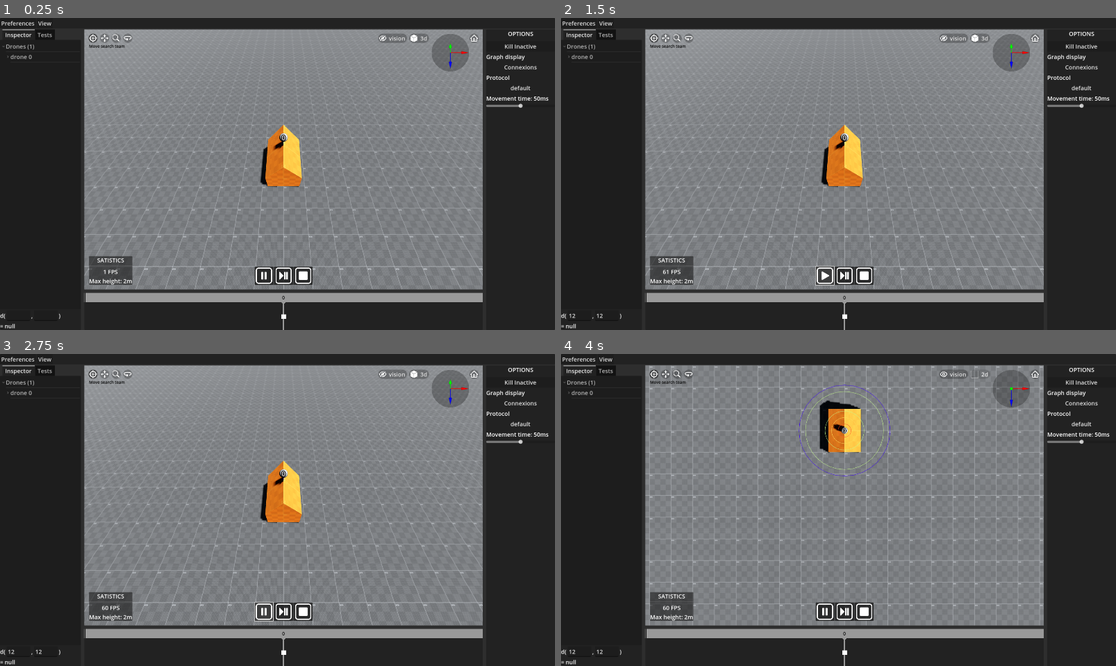
Above: before the commit, frames 1-4 (two rows, left to right).
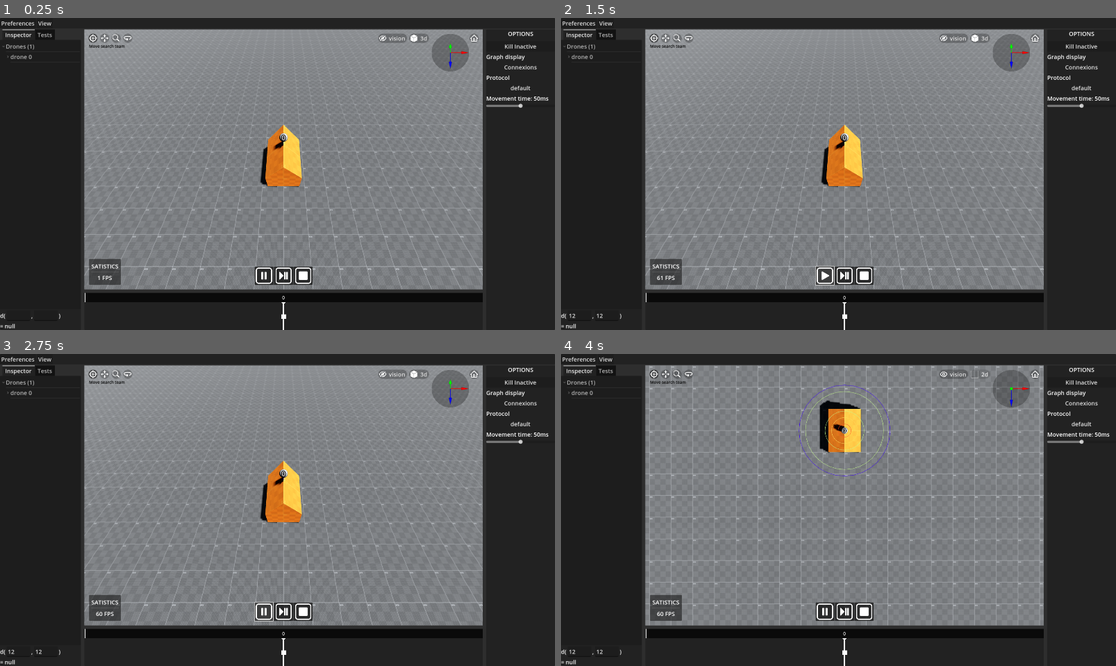
Above: after the commit, the same moments.

Repository: smallcluster/GDST
Game: Godot game, scene res://Sim/3DPlayground.tscn
The game is run twice, just before and just after one commit, with the same random seed, the same clock (stepped at 60 frames per second) and the same inputs.
Inputs (mouse positions are in pixels of both pictures, inside the frame that each line leads up to):
- Up to frame 1 (0.25 s): no input
- Up to frame 2 (1.5 s): click (577, 314) at 0.52 s; type "12" at 0.6 s; click (605, 314) at 0.75 s; type "12" at 0.83 s; click (827, 276) at 1.25 s
- Up to frame 3 (2.75 s): click (266, 612) at 2 s
- Up to frame 4 (4 s): click "vision" at 2.75 s; click "3d" at 3.5 s

The runs differ from the first frame. In frame 1, 2.7% of the frame differs, in the area x 15-87%, y 76-100%; in frame 2, 2.7%; in frame 3, 2.7%; in frame 4, 2.7%.

Commit message:
Nicer time line rendering

Diff:
--- a/Sim/3DPlayground.tscn
+++ b/Sim/3DPlayground.tscn
@@ -57,11 +57,10 @@
 shader = ExtResource("2_hqret")
 shader_parameter/opacity = 0.25
 
-[node name="3DPlayground" type="CanvasLayer" node_paths=PackedStringArray("mainView", "fps_label", "max_height_label", "protocol_choice", "graph_choice", "scene_tree", "stats_panel", "play_button", "view_switch", "vision_switch", "sim_player", "test_tree", "test_creation_name")]
+[node name="3DPlayground" type="CanvasLayer" node_paths=PackedStringArray("mainView", "fps_label", "protocol_choice", "graph_choice", "scene_tree", "stats_panel", "play_button", "view_switch", "vision_switch", "sim_player", "test_tree", "test_creation_name")]
 script = ExtResource("1_o65i0")
 mainView = NodePath("GUI/VBoxContainer/HSplitContainer/HSplitContainer/VSplitContainer/3DView/MainViewContainer/MainView")
 fps_label = NodePath("GUI/VBoxContainer/HSplitContainer/HSplitContainer/VSplitContainer/3DView/StatsPanel/VBoxContainer/FpsLabel")
-max_height_label = NodePath("GUI/VBoxContainer/HSplitContainer/HSplitContainer/VSplitContainer/3DView/StatsPanel/VBoxContainer/MaxHeightLabel")
 protocol_choice = NodePath("GUI/VBoxContainer/HSplitContainer/OptionsPanel/VBoxContainer/ProtocolChoice")
 graph_choice = NodePath("GUI/VBoxContainer/HSplitContainer/OptionsPanel/VBoxContainer/GraphChoice")
 scene_tree = NodePath("GUI/VBoxContainer/HSplitContainer/HSplitContainer/Panel/Inspector/VBoxContainer/Tree")
@@ -486,11 +485,6 @@
 layout_mode = 2
 text = "60 FPS"
 horizontal_alignment = 1
-vertical_alignment = 1
-
-[node name="MaxHeightLabel" type="Label" parent="GUI/VBoxContainer/HSplitContainer/HSplitContainer/VSplitContainer/3DView/StatsPanel/VBoxContainer"]
-layout_mode = 2
-text = "Max height: 0"
 vertical_alignment = 1
 
 [node name="PlaybackPanel" type="PanelContainer" parent="GUI/VBoxContainer/HSplitContainer/HSplitContainer/VSplitContainer/3DView"]
--- a/Sim/GUI/SimPlayer/SimPlayer.tscn
+++ b/Sim/GUI/SimPlayer/SimPlayer.tscn
@@ -4,6 +4,7 @@
 [ext_resource type="Shader" path="res://Sim/GUI/SimPlayer/warning_bg.gdshader" id="2_ut6ow"]
 
 [sub_resource type="StyleBoxFlat" id="StyleBoxFlat_y3u6t"]
+bg_color = Color(0.0392157, 0.0392157, 0.0392157, 1)
 
 [sub_resource type="ShaderMaterial" id="ShaderMaterial_fau2m"]
 shader = ExtResource("2_ut6ow")
@@ -52,11 +53,9 @@
 offset_left = -2.0
 offset_right = 2.0
 offset_bottom = 200.0
-color = Color(0.6, 0.6, 0.6, 1)
 
 [node name="Polygon2D" type="Polygon2D" parent="MainPanel/Control"]
 position = Vector2(-8, 0)
-color = Color(0.6, 0.6, 0.6, 1)
 polygon = PackedVector2Array(0, 0, 16, 0, 8, 8)
 
 [node name="ScrollContainer" type="ScrollContainer" parent="MainPanel"]
--- a/Sim/GUI/SimPlayer/SimPlayerFrame.tscn
+++ b/Sim/GUI/SimPlayer/SimPlayerFrame.tscn
@@ -3,6 +3,7 @@
 [ext_resource type="Script" path="res://Sim/Scripts/GUI/SimPlayerFrame.gd" id="1_25m66"]
 
 [sub_resource type="StyleBoxLine" id="StyleBoxLine_ue5k0"]
+color = Color(1, 1, 1, 1)
 grow_end = 0.0
 thickness = 2
 vertical = true
@@ -24,7 +25,7 @@
 custom_minimum_size = Vector2(32, 32)
 layout_mode = 2
 size_flags_horizontal = 3
-theme_override_colors/font_color = Color(0, 0, 0, 1)
+theme_override_colors/font_color = Color(1, 1, 1, 1)
 theme_override_font_sizes/font_size = 16
 text = "0
 "
@@ -44,6 +45,7 @@
 layout_mode = 2
 size_flags_horizontal = 4
 size_flags_vertical = 4
+color = Color(0.0392157, 0.0392157, 0.0392157, 1)
 
 [node name="Space2" type="Control" parent="."]
 layout_mode = 2
--- a/Sim/Scripts/3DPlayground.gd
+++ b/Sim/Scripts/3DPlayground.gd
@@ -2,7 +2,6 @@
 
 @export var mainView : SubViewport
 @export var fps_label : Label
-@export var max_height_label : Label
 @export var protocol_choice : MenuButton
 @export var graph_choice : MenuButton
 @export var scene_tree : Tree
@@ -291,15 +290,6 @@
 	_scene_tree_root.set_text(0, "Drones ("+str(_scene_tree_root.get_child_count())+")")
 
 func _update_registered_drone(state):
-
-	if _max_height < state["position"].y:
-		_max_height = state["position"].y
-		max_height_label.text = "Max height: "+str(_max_height)+"m"
-	if _max_height < state["position"].y:
-		_max_height = state["position"].y
-		max_height_label.text = "Max height: "+str(_max_height)+"m"
-
-
 	var item := _scene_tree_root.get_child(_drone_tree_index[state["id"]])
 
 	var labels := item.get_children().map(func(x): return x.get_text(0))
--- a/Sim/Scripts/GUI/SimPlayer.gd
+++ b/Sim/Scripts/GUI/SimPlayer.gd
@@ -30,7 +30,7 @@
 	if frames.is_empty():
 		return
 
-	if _mouse_playback and visible:
+	if _mouse_playback and visible and $MainPanel.visible:
 		for i in range(frames.size()):
 			var f = frames[i]
 			var mouse = get_local_mouse_position()
@@ -46,13 +46,20 @@
 
 	# request simulation reload
 	if _prev_selected_frame != _selected_frame:
+		frames[_prev_selected_frame].selected = false
 		_prev_selected_frame = _selected_frame
 		var f = frames[_selected_frame]
+
 		emit_signal("load_frame", f.states, f.target)
+
+	if $MainPanel.visible:
+		frames[_selected_frame].selected = true
+
 
 func add_frame(states : Array[Dictionary], target : Vector2) -> void:
 	var f = create_frame(_next_n, states, target)
 	_frames_container.add_child(f)
+	_frames_container.get_children()[_prev_selected_frame].selected = false
 	_selected_frame = _next_n
 	_prev_selected_frame = _next_n
 	f.connect("selected", func(x): _selected_frame = x)
@@ -68,6 +75,9 @@
 	return frame
 
 func _input(event):
+	if not $MainPanel.visible:
+		return
+
 	if event is InputEventMouseButton:
 		if event.button_index == MOUSE_BUTTON_LEFT :
 			if event.pressed:
--- a/Sim/Scripts/GUI/SimPlayerFrame.gd
+++ b/Sim/Scripts/GUI/SimPlayerFrame.gd
@@ -4,11 +4,11 @@
 @onready var rect := $FrameRect
 
 var n := 0 : get = get_number, set = set_number
+var selected := false : get = is_selected, set = set_selected
 
 var states : Array[Dictionary]
 var target : Vector2
 
-signal selected(n)
 
 func get_number() -> int:
 	return n
@@ -21,3 +21,13 @@
 
 func get_pos() -> float:
 	return position.x + rect.position.x+rect.size.x/2.0
+
+func is_selected() -> bool:
+	return selected
+
+func set_selected(val : bool) -> void:
+	selected = val
+	if selected:
+		$FrameRect.color = Color.WHITE
+	else:
+		$FrameRect.color = Color(0.04, 0.04, 0.04);
